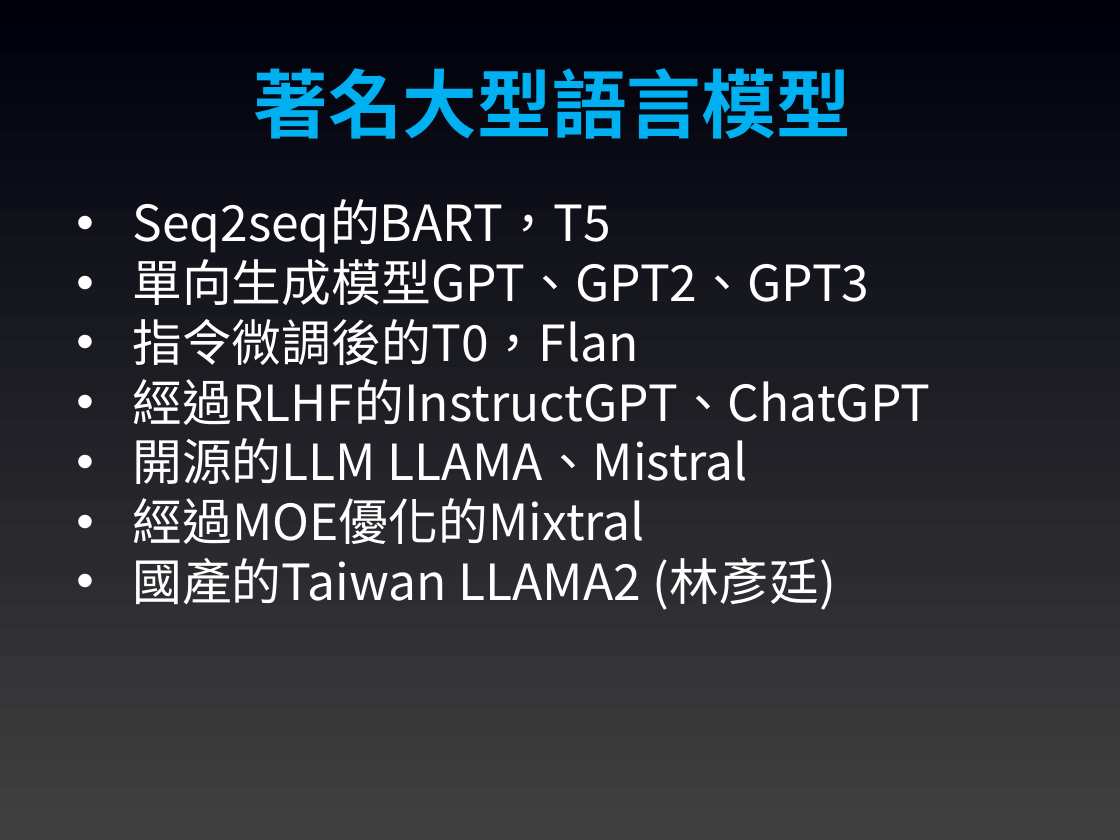
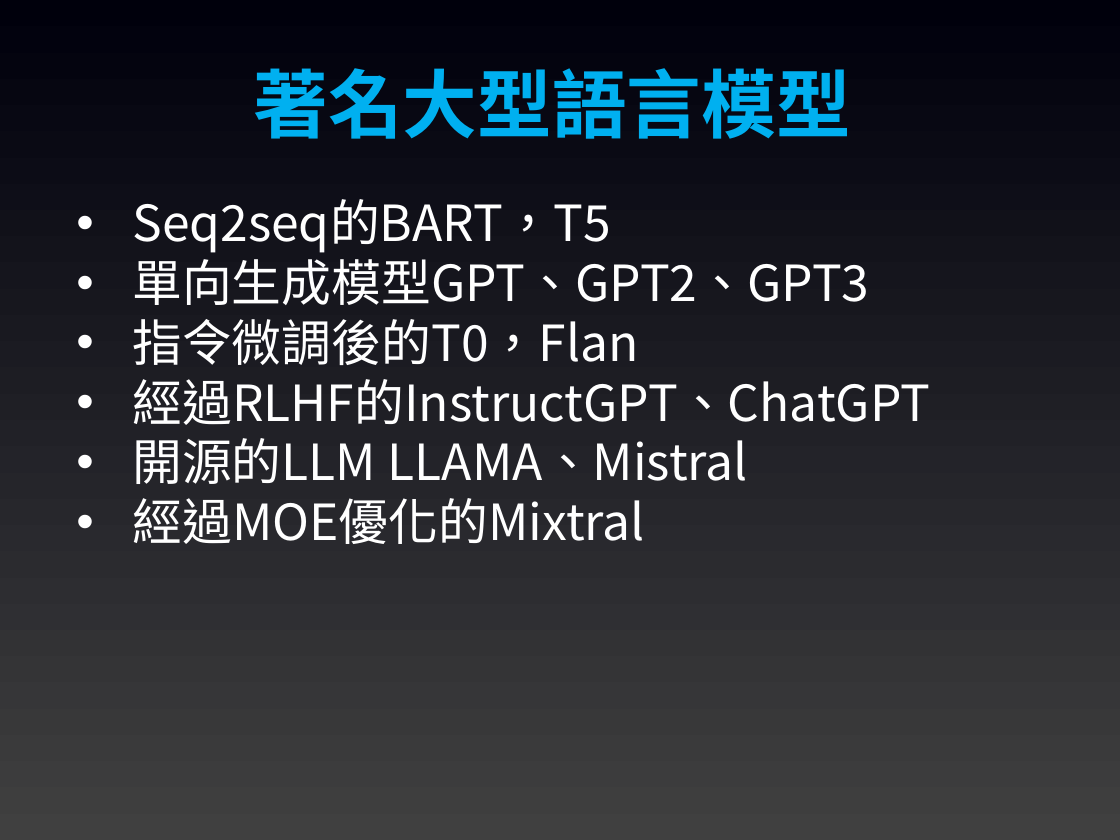
Before and after one commit to joshhu/mustllm20242nd, a slide deck: slide 12 of Slides/Week01/13：大型語言模型.pptx (slide 4 before the commit). Drawn at 1120x840 pixels with LibreOffice and Linux fonts; fonts in the diff are those of the drawing. Boxes give left, top, right and bottom in pixels: in the first picture for what was removed or moved away, otherwise in the second. Text is boxed around its words. In the diff, an @@ line names an element or a change of style, - is before the commit and + after.

```diff
--- a/Slides/Week01/13：大型語言模型.pptx
+++ b/Slides/Week01/13：大型語言模型.pptx
@@ text at <box>132,557,836,610</box>: paragraph removed @@
-• 國產的Taiwan LLAMA2 (林彥廷)
```
Also in this commit, not shown: 14 other slides changed, 1 slide added, 5 other files.
